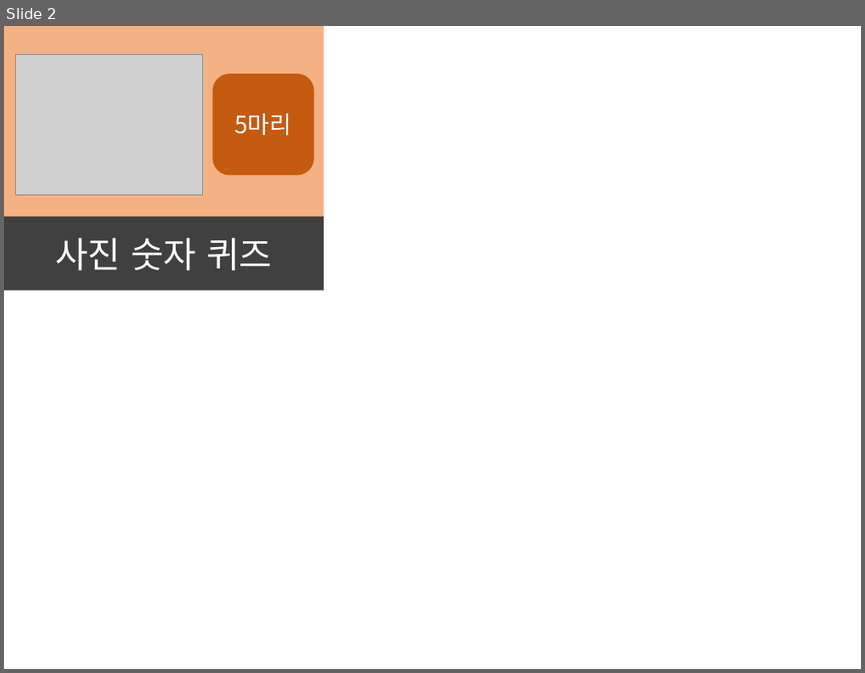
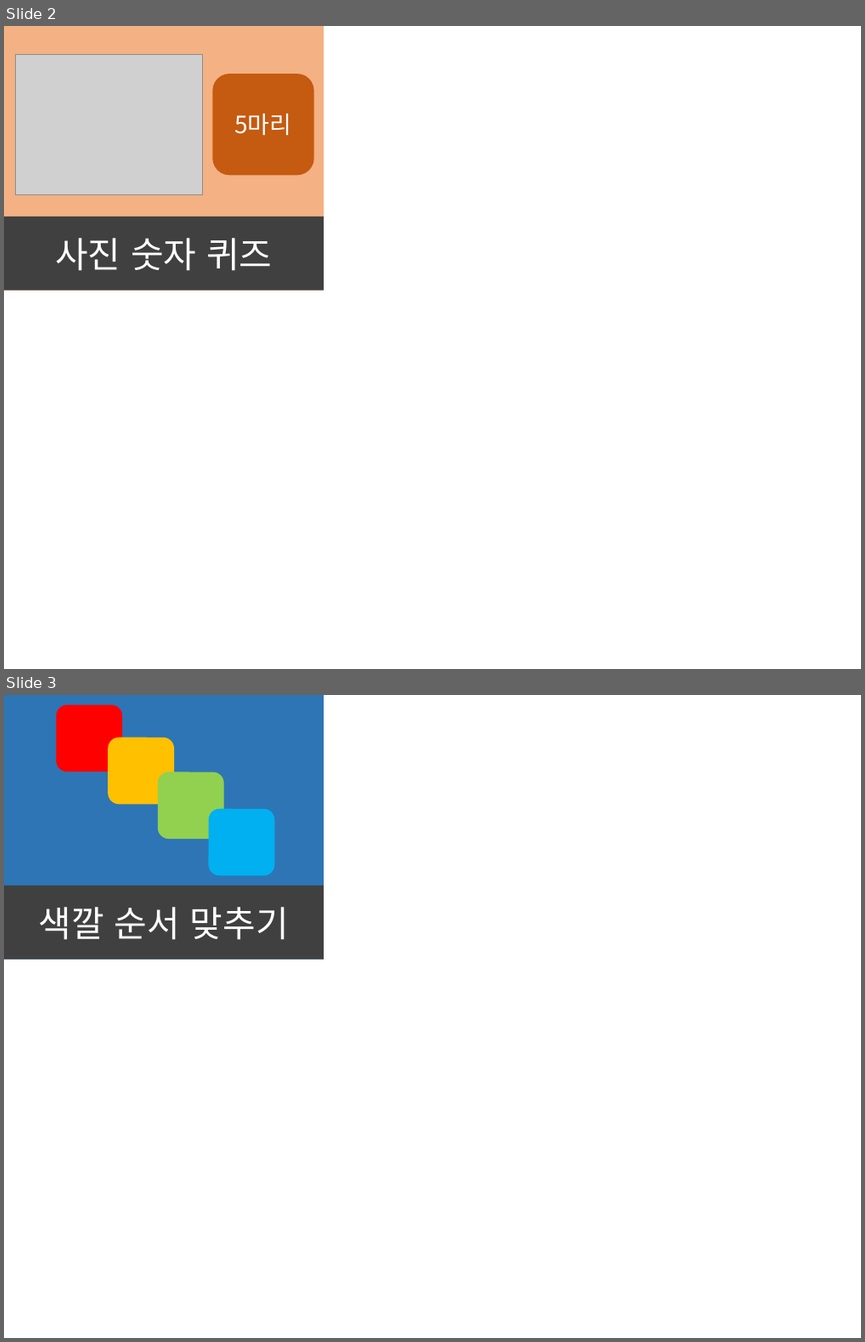
Before and after one commit to greatelv/project.WeMakeGenius, a slide deck: WebContent/assets/img/intention/게임선택.pptx. Shown one above the other, each under a label of ours: slide 2 before the commit, slides 2 and 3 after it. The pictures are 865x673 and 865x1342 pixels, drawn with LibreOffice and Linux fonts; fonts in the diff are those of the drawing; grey boxes stand for pictures. Boxes give left, top, right and bottom in pixels: in the first picture for what was removed or moved away, otherwise in the second. Text is boxed around its words. In the diff, an @@ line names an element or a change of style, - is before the commit and + after.

```diff
--- a/WebContent/assets/img/intention/게임선택.pptx
+++ b/WebContent/assets/img/intention/게임선택.pptx
@@ slide 3 added at (x1=4, y1=695, x2=861, y2=1338), background #FFFFFF @@
@@ group added at (x1=4, y1=695, x2=324, y2=959): 4 rounded rectangles, 2 rectangles @@
+색깔 순서 맞추기
```
Also in this commit, not shown: 1 other slide added, 1 slide removed, 25 other files.
